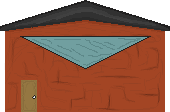
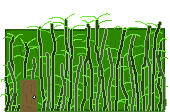
Layer changes from the first w=170, h=112 image to the second:
added layer "Layer 3" above "Layer 4" over [0, 13, 168, 112]
added layer "Layer 4" above "Layer 2" over [5, 28, 165, 112]
hid "Layer 1", painted on it over [0, 0, 170, 112]
